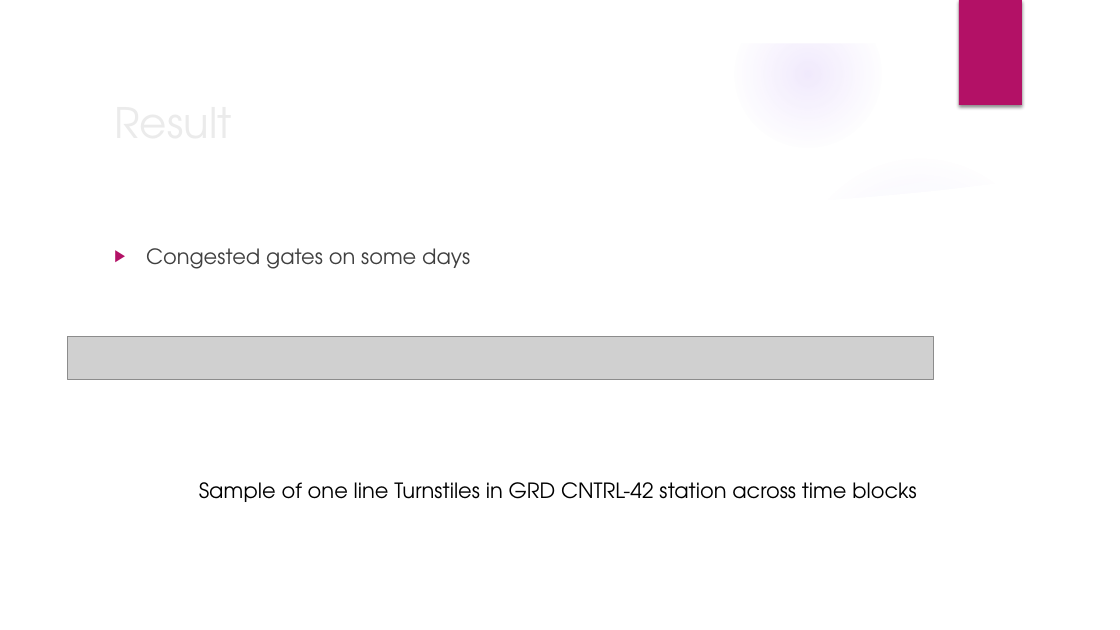
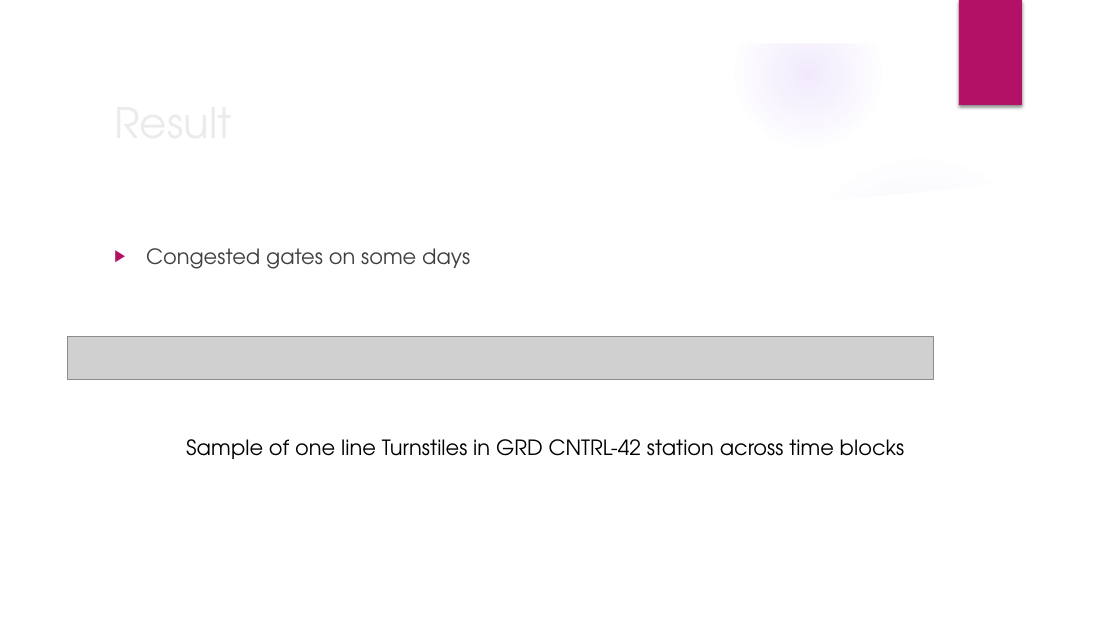
Before and after one commit to ibalzuhairi/Metro_Exploratory_Data_Analysis, a slide deck: slide 12 of EDA-MTApptx.pptx. Drawn at 1120x630 pixels with LibreOffice and Linux fonts; fonts in the diff are those of the drawing; grey boxes stand for pictures; background and template pictures are left out. Boxes give left, top, right and bottom in pixels: in the first picture for what was removed or moved away, otherwise in the second. Text is boxed around its words. In the diff, an @@ line names an element or a change of style, - is before the commit and + after.

```diff
--- a/EDA-MTApptx.pptx
+++ b/EDA-MTApptx.pptx
@@ text "Sample of one line Turnstiles ...": place and size @@
-text "Sample of one line Turnstiles ..." at [199,482,917,502]
+text "Sample of one line Turnstiles ..." at [186,439,905,459]
```
Also in this commit, not shown: 6 other slides changed.
